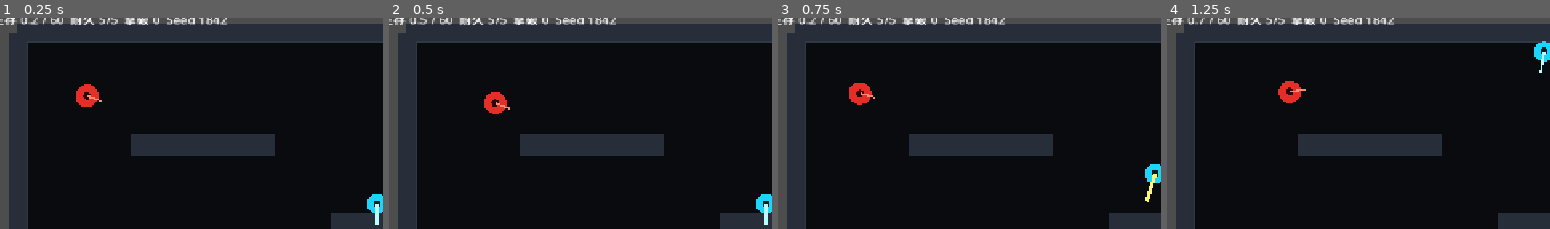
Above: before the commit, frames 1-4 (left to right).
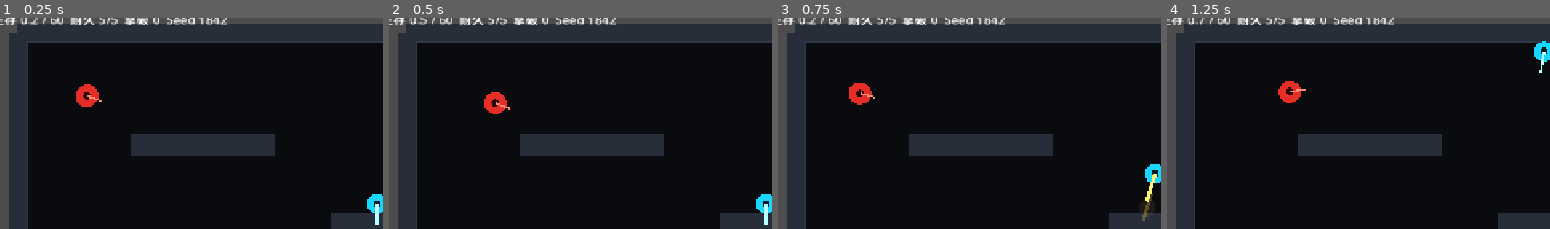
Above: after the commit, the same moments.

Repository: ryogaaaaaaaaaaa/ship-break
Game: Godot game, scene res://scenes/main.tscn
Two runs of this game, one before a commit and one after it. Both use one fixed random seed, a clock stepped at 60 frames per second and the inputs below.
Inputs (mouse positions are % of the whole screen's width and height, from its top left):
- Up to frame 1 (0.25 s): no input
- Up to frame 2 (0.5 s): no input
- Up to frame 3 (0.75 s): move the mouse to (46, 73) at 0.52 s; hold W from 0.53 s (still down); hold R from 0.53 s (still down); click (46, 73) at 0.67 s
- Up to frame 4 (1.25 s): keep holding W; keep holding R; tap Space at 0.77 s
The pictures show only the part of the screen within x 2-52%, y 3-53%; the shares and areas given below are measured in that part.

Frames 1-2 are identical in both runs. In frame 3, 0.1% of the frame differs, in the area x 95-98%, y 83-97%; in frame 4, nothing differs.

Commit message:
Add first juice and audio feedback pass

Diff:
--- a/src/actors/player/player.gd
+++ b/src/actors/player/player.gd
@@ -2,6 +2,7 @@
 extends CharacterBody2D
 
 signal shoot_requested(origin: Vector2, direction: Vector2)
+signal dash_started(origin: Vector2, direction: Vector2)
 signal health_changed(current_health: int, max_health: int)
 signal died
 
@@ -81,14 +82,15 @@
 	var input_vector: Vector2 = _read_movement_input()
 	var space_pressed: bool = Input.is_key_pressed(KEY_SPACE)
 	var mobile_dash_started: bool = mobile_controls != null and mobile_controls.dash_just_pressed
-	var dash_started: bool = (space_pressed and not _was_space_pressed or mobile_dash_started) and _dash_cooldown_remaining <= 0.0
+	var should_start_dash: bool = (space_pressed and not _was_space_pressed or mobile_dash_started) and _dash_cooldown_remaining <= 0.0
 	_was_space_pressed = space_pressed
-	if dash_started:
+	if should_start_dash:
 		_dash_direction = input_vector
 		if _dash_direction == Vector2.ZERO:
 			_dash_direction = _aim_direction
 		_dash_remaining = rules.get_float("player.dash_duration", 0.16)
 		_dash_cooldown_remaining = rules.get_float("player.dash_cooldown", 0.62)
+		dash_started.emit(global_position, _dash_direction)
 
 	if _dash_remaining > 0.0:
 		_dash_remaining = maxf(0.0, _dash_remaining - delta)
--- /dev/null
+++ b/src/fx/feedback_fx.gd
@@ -0,0 +1,130 @@
+class_name FeedbackFx
+extends Node2D
+
+const MAX_EFFECTS := 48
+
+var _effects: Array[Dictionary] = []
+
+
+func _process(delta: float) -> void:
+	for effect in _effects:
+		effect["age"] += delta
+	for index in range(_effects.size() - 1, -1, -1):
+		if _effects[index]["age"] >= _effects[index]["duration"]:
+			_effects.remove_at(index)
+	queue_redraw()
+
+
+func spawn_muzzle(origin: Vector2, direction: Vector2) -> void:
+	_add_effect({
+		"type": "muzzle",
+		"origin": origin,
+		"direction": direction.normalized(),
+		"age": 0.0,
+		"duration": 0.10,
+	})
+
+
+func spawn_hit(origin: Vector2) -> void:
+	_add_effect({
+		"type": "hit",
+		"origin": origin,
+		"age": 0.0,
+		"duration": 0.16,
+	})
+
+
+func spawn_death(origin: Vector2) -> void:
+	_add_effect({
+		"type": "death",
+		"origin": origin,
+		"age": 0.0,
+		"duration": 0.28,
+	})
+
+
+func spawn_dash(origin: Vector2, direction: Vector2) -> void:
+	_add_effect({
+		"type": "dash",
+		"origin": origin,
+		"direction": direction.normalized(),
+		"age": 0.0,
+		"duration": 0.18,
+	})
+
+
+func spawn_damage(origin: Vector2) -> void:
+	_add_effect({
+		"type": "damage",
+		"origin": origin,
+		"age": 0.0,
+		"duration": 0.22,
+	})
+
+
+func active_count() -> int:
+	return _effects.size()
+
+
+func _add_effect(effect: Dictionary) -> void:
+	if _effects.size() >= MAX_EFFECTS:
+		_effects.pop_front()
+	_effects.append(effect)
+
+
+func _draw() -> void:
+	for effect in _effects:
+		var progress: float = clampf(effect["age"] / effect["duration"], 0.0, 1.0)
+		match effect["type"]:
+			"muzzle":
+				_draw_muzzle(effect, progress)
+			"hit":
+				_draw_hit(effect, progress)
+			"death":
+				_draw_death(effect, progress)
+			"dash":
+				_draw_dash(effect, progress)
+			"damage":
+				_draw_damage(effect, progress)
+
+
+func _draw_muzzle(effect: Dictionary, progress: float) -> void:
+	var origin: Vector2 = effect["origin"]
+	var direction: Vector2 = effect["direction"]
+	var alpha: float = 1.0 - progress
+	draw_line(origin - direction * 4.0, origin + direction * (34.0 + progress * 12.0), Color(1.0, 0.95, 0.42, 0.75 * alpha), 5.0)
+	draw_circle(origin + direction * 20.0, 7.0 + progress * 10.0, Color(1.0, 0.72, 0.22, 0.28 * alpha))
+
+
+func _draw_hit(effect: Dictionary, progress: float) -> void:
+	var origin: Vector2 = effect["origin"]
+	var alpha: float = 1.0 - progress
+	draw_circle(origin, 5.0 + progress * 16.0, Color(1.0, 0.83, 0.36, 0.32 * alpha))
+	for index in range(4):
+		var angle: float = TAU * float(index) / 4.0 + progress * 1.2
+		var direction := Vector2(cos(angle), sin(angle))
+		draw_line(origin + direction * 5.0, origin + direction * (12.0 + progress * 18.0), Color(1.0, 0.9, 0.56, 0.8 * alpha), 2.0)
+
+
+func _draw_death(effect: Dictionary, progress: float) -> void:
+	var origin: Vector2 = effect["origin"]
+	var alpha: float = 1.0 - progress
+	draw_arc(origin, 12.0 + progress * 38.0, 0.0, TAU, 36, Color(1.0, 0.18, 0.12, 0.65 * alpha), 4.0)
+	draw_circle(origin, 18.0 + progress * 18.0, Color(0.9, 0.05, 0.05, 0.18 * alpha))
+
+
+func _draw_dash(effect: Dictionary, progress: float) -> void:
+	var origin: Vector2 = effect["origin"]
+	var direction: Vector2 = effect["direction"]
+	var alpha: float = 1.0 - progress
+	var side := Vector2(-direction.y, direction.x)
+	draw_line(origin - direction * (72.0 + progress * 24.0), origin - direction * 12.0, Color(0.54, 1.0, 1.0, 0.45 * alpha), 7.0)
+	draw_line(origin - direction * 54.0 + side * 14.0, origin + side * 4.0, Color(0.8, 1.0, 1.0, 0.28 * alpha), 3.0)
+	draw_line(origin - direction * 54.0 - side * 14.0, origin - side * 4.0, Color(0.8, 1.0, 1.0, 0.28 * alpha), 3.0)
+
+
+func _draw_damage(effect: Dictionary, progress: float) -> void:
+	var origin: Vector2 = effect["origin"]
+	var alpha: float = 1.0 - progress
+	draw_arc(origin, 24.0 + progress * 28.0, -0.8, 0.8, 16, Color(1.0, 0.18, 0.12, 0.7 * alpha), 5.0)
+	draw_arc(origin, 24.0 + progress * 28.0, PI - 0.8, PI + 0.8, 16, Color(1.0, 0.18, 0.12, 0.7 * alpha), 5.0)
--- /dev/null
+++ b/src/fx/sound_bank.gd
@@ -0,0 +1,83 @@
+class_name SoundBank
+extends Node
+
+const MAX_PLAYERS := 16
+const MIX_RATE := 22050
+
+var _streams: Dictionary = {}
+var _audio_enabled: bool = true
+
+
+func _ready() -> void:
+	_audio_enabled = DisplayServer.get_name() != "headless"
+	if not _audio_enabled:
+		return
+	_streams = {
+		"shoot": _make_tone(680.0, 390.0, 0.075, 0.34, 0.18),
+		"hit": _make_tone(270.0, 180.0, 0.085, 0.28, 0.55),
+		"death": _make_tone(120.0, 58.0, 0.22, 0.42, 0.76),
+		"dash": _make_tone(260.0, 920.0, 0.12, 0.24, 0.12),
+		"player_damage": _make_tone(90.0, 42.0, 0.18, 0.45, 0.9),
+		"win": _make_tone(420.0, 760.0, 0.28, 0.26, 0.2),
+		"lost": _make_tone(180.0, 70.0, 0.32, 0.34, 0.66),
+	}
+
+
+func play(sound_id: String) -> void:
+	if not _audio_enabled:
+		return
+	if not _streams.has(sound_id):
+		return
+	if get_child_count() >= MAX_PLAYERS:
+		return
+	var player := AudioStreamPlayer.new()
+	player.stream = _streams[sound_id]
+	player.volume_db = -9.0
+	player.finished.connect(player.queue_free)
+	add_child(player)
+	player.play()
+
+
+func clear_active() -> void:
+	for child in get_children():
+		if child is AudioStreamPlayer:
+			child.stop()
+		child.queue_free()
+
+
+func active_players() -> int:
+	return get_child_count()
+
+
+func _exit_tree() -> void:
+	for child in get_children():
+		if child is AudioStreamPlayer:
+			child.stop()
+		child.free()
+	_streams.clear()
+
+
+func _make_tone(start_hz: float, end_hz: float, duration: float, volume: float, grit: float) -> AudioStreamWAV:
+	var sample_count: int = int(MIX_RATE * duration)
+	var data := PackedByteArray()
+	data.resize(sample_count * 2)
+	var phase: float = 0.0
+	for index in range(sample_count):
+		var t: float = float(index) / maxf(float(sample_count - 1), 1.0)
+		var frequency: float = lerpf(start_hz, end_hz, t)
+		phase += TAU * frequency / float(MIX_RATE)
+		var envelope: float = pow(1.0 - t, 2.2)
+		var harmonic: float = sin(phase) * (1.0 - grit * 0.35) + sin(phase * 2.03) * 0.24 * grit
+		var click: float = sin(phase * 7.0) * grit * 0.12 * (1.0 - t)
+		var sample_value: int = int(clampf((harmonic + click) * envelope * volume, -1.0, 1.0) * 32767.0)
+		if sample_value < 0:
+			sample_value = 65536 + sample_value
+		data[index * 2] = sample_value & 0xff
+		data[index * 2 + 1] = (sample_value >> 8) & 0xff
+
+	var stream := AudioStreamWAV.new()
+	stream.format = AudioStreamWAV.FORMAT_16_BITS
+	stream.mix_rate = MIX_RATE
+	stream.stereo = false
+	stream.data = data
+	return stream
--- a/src/run/game.gd
+++ b/src/run/game.gd
@@ -7,6 +7,8 @@
 const ChaserScript := preload("res://src/actors/enemies/chaser.gd")
 const ProjectileScript := preload("res://src/combat/projectile.gd")
 const MobileControlsScript := preload("res://src/ui/mobile_controls.gd")
+const FeedbackFxScript := preload("res://src/fx/feedback_fx.gd")
+const SoundBankScript := preload("res://src/fx/sound_bank.gd")
 
 enum RunStatus {
 	PLAYING,
@@ -34,10 +36,13 @@
 var _message_label: Label
 var _warning_label: Label
 var _mobile_controls: Variant
+var _feedback_fx: Variant
+var _sound_bank: Variant
 
 
 func _ready() -> void:
 	_create_ui()
+	_create_audio()
 	start_run(default_seed)
 
 
@@ -74,6 +79,7 @@
 	_create_player()
 	for index in range(2):
 		_spawn_chaser()
+	_create_feedback_fx()
 	_update_ui()
 	queue_redraw()
 
@@ -136,6 +142,12 @@
 	_player = null
 	_rule_service = null
 	_snapshot = null
+	_feedback_fx = null
+
+
+func _exit_tree() -> void:
+	if _sound_bank != null and is_instance_valid(_sound_bank):
+		_sound_bank.clear_active()
 
 
 func _create_arena() -> void:
@@ -178,9 +190,16 @@
 	_player.global_position = _arena_rect.get_center()
 	_player.configure(_snapshot, _mobile_controls)
 	_player.shoot_requested.connect(_on_player_shoot_requested)
+	_player.dash_started.connect(_on_player_dash_started)
 	_player.health_changed.connect(_on_player_health_changed)
 	_player.died.connect(_on_player_died)
 	_session_root.add_child(_player)
+
+
+func _create_feedback_fx() -> void:
+	_feedback_fx = FeedbackFxScript.new()
+	_feedback_fx.name = "FeedbackFx"
+	_session_root.add_child(_feedback_fx)
 
 
 func _spawn_chaser() -> void:
@@ -220,6 +239,17 @@
 		_snapshot.get_float("combat.projectile_lifetime", 1.4)
 	)
 	_session_root.add_child(projectile)
+	if _feedback_fx != null:
+		_feedback_fx.spawn_muzzle(origin, direction)
+	if _sound_bank != null:
+		_sound_bank.play("shoot")
+
+
+func _on_player_dash_started(origin: Vector2, direction: Vector2) -> void:
+	if _feedback_fx != null:
+		_feedback_fx.spawn_dash(origin, direction)
+	if _sound_bank != null:
+		_sound_bank.play("dash")
 
 
 func _on_player_health_changed(_current_health: int, _max_health: int) -> void:
@@ -228,11 +258,17 @@
 
 func _on_player_died() -> void:
 	_status = RunStatus.LOST
+	if _sound_bank != null:
+		_sound_bank.play("lost")
 	_update_ui()
 
 
 func _on_chaser_died(_chaser: Variant) -> void:
 	_kill_count += 1
+	if _feedback_fx != null and _chaser != null and is_instance_valid(_chaser):
+		_feedback_fx.spawn_death(_chaser.global_position)
+	if _sound_bank != null:
+		_sound_bank.play("death")
 
 
 func _resolve_projectile_enemy_hits() -> void:
@@ -249,6 +285,10 @@
 				continue
 			var chaser: Variant = chaser_node
 			if projectile.global_position.distance_to(chaser.global_position) <= chaser.hit_radius + 5.0:
+				if _feedback_fx != null:
+					_feedback_fx.spawn_hit(chaser.global_position)
+				if _sound_bank != null:
+					_sound_bank.play("hit")
 				chaser.apply_damage(projectile.damage)
 				projectile.expire()
 				break
@@ -276,7 +316,13 @@
 		var chaser: Variant = chaser_node
 		var contact_distance: float = _player.hit_radius + chaser.contact_radius
 		if chaser.can_contact_damage() and _player.global_position.distance_to(chaser.global_position) <= contact_distance:
+			var previous_health: int = _player.health
 			_player.take_damage(chaser.contact_damage)
+			if _player.health < previous_health:
+				if _feedback_fx != null:
+					_feedback_fx.spawn_damage(_player.global_position)
+				if _sound_bank != null:
+					_sound_bank.play("player_damage")
 			chaser.mark_contact_damage()
 
 
@@ -311,6 +357,8 @@
 func _check_success() -> void:
 	if _elapsed_seconds >= _run_duration_seconds:
 		_status = RunStatus.WON
+		if _sound_bank != null:
+			_sound_bank.play("win")
 		_update_ui()
 
 
@@ -343,6 +391,12 @@
 	_mobile_controls = MobileControlsScript.new()
 	_mobile_controls.name = "MobileControls"
 	_ui_layer.add_child(_mobile_controls)
+
+
+func _create_audio() -> void:
+	_sound_bank = SoundBankScript.new()
+	_sound_bank.name = "SoundBank"
+	add_child(_sound_bank)
 
 
 func _update_ui() -> void:
--- a/tests/smoke/test_baseline_game.gd
+++ b/tests/smoke/test_baseline_game.gd
@@ -16,6 +16,7 @@
 	first_chaser.global_position = player.global_position + Vector2(player.hit_radius + first_chaser.contact_radius - 2.0, 0.0)
 	game._resolve_enemy_contact()
 	context.assert_true(player.health < starting_health, "Chaser の接触でプレイヤーの耐久が減る")
+	context.assert_true(game.get_session_root().get_node("FeedbackFx").active_count() > 0, "被弾時に視覚フィードバックが出る")
 
 	game.start_run(1842)
 	await context.process_frame
@@ -30,6 +31,7 @@
 	game._resolve_projectile_enemy_hits()
 	await context.process_frame
 	context.assert_true(not is_instance_valid(first_chaser), "弾の命中で Chaser を倒せる")
+	context.assert_true(game.get_session_root().get_node("FeedbackFx").active_count() > 0, "命中時に視覚フィードバックが出る")
 
 	game.start_run(1842)
 	await context.process_frame
--- a/tests/smoke/test_game_restart.gd
+++ b/tests/smoke/test_game_restart.gd
@@ -13,6 +13,8 @@
 	context.assert_equal(game.get_status(), 0, "起動時の状態は PLAYING")
 	context.assert_equal(game.get_rule_snapshot().get_int("enemy.max_active", -1), 14, "ゲームが RuleSnapshot の敵上限を読める")
 	context.assert_equal(game.get_rule_snapshot().get_int("combat.projectile_damage", -1), 2, "ゲームが RuleSnapshot の弾ダメージを読める")
+	context.assert_true(first_root.has_node("FeedbackFx"), "起動時に視覚フィードバック層が作られる")
+	context.assert_true(game.has_node("SoundBank"), "起動時に音フィードバック層が作られる")
 
 	game.start_run(777)
 	await context.process_frame
Not shown, added: src/fx/feedback_fx.gd.uid
Not shown, added: src/fx/sound_bank.gd.uid
Not shown, changed: README.md
Not shown, changed: docs/03_GAMEPLAY_RULES.md
Not shown, changed: docs/06_TEST_MATRIX.md
Not shown, changed: docs/07_ROADMAP.md
Not shown, changed: tools/verify.ps1
Not shown, changed: tools/verify.sh
